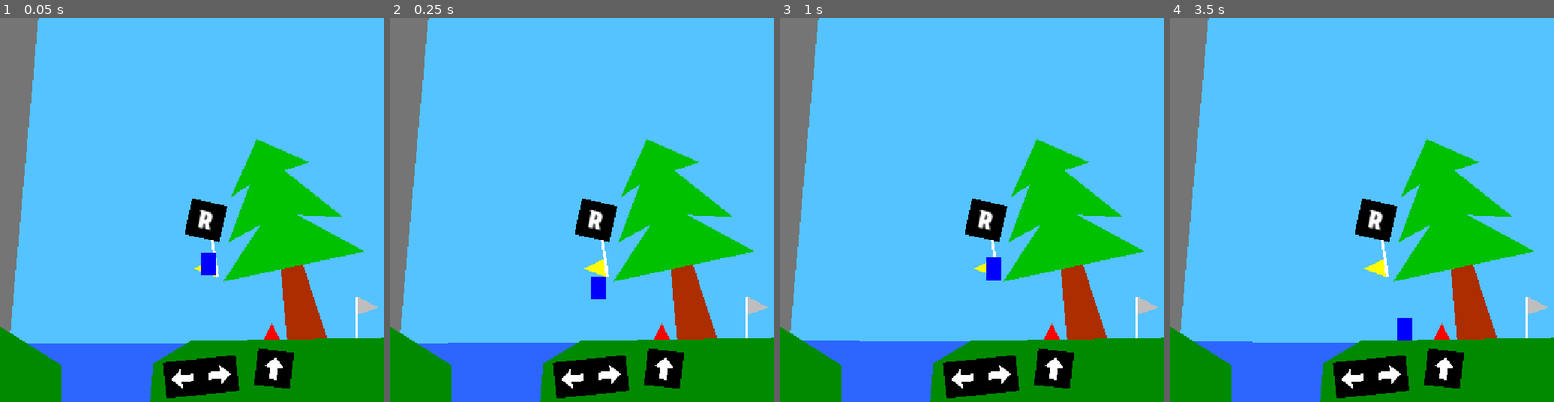
Above: before the commit, frames 1-4 (left to right).
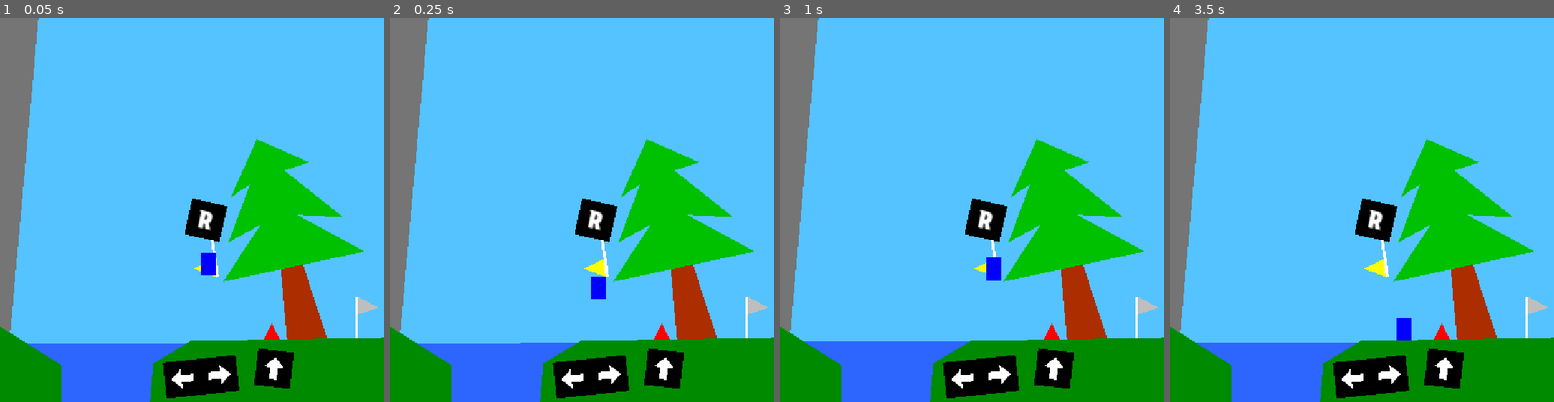
Above: after the commit, the same moments.

Repository: xorblo-doitus/OOB
Game: Godot game, scene res://src/gameplay/world/world.tscn
Same seed, same stepped clock (60 frames per second), same inputs: the game is played once before the commit and once after it. The engine's default icon, where the game draws it, is replaced by a stand-in: a white triangle on a blue panel in a dark square.
Inputs:
- Up to frame 1 (0.05 s): no input
- Up to frame 2 (0.25 s): no input
- Up to frame 3 (1 s): hold D (right) from 0.53 s (still down); tap Space (jump) at 0.77 s
- Up to frame 4 (3.5 s): tap Space (jump) at 1.52, 3.02 s; release D (right) at 2.03 s; hold Left (left) 2.03-2.78 s; hold D (right) from 2.78 s (still down)

Frame 1 is identical in both runs. In frame 2, less than 0.1% of the frame differs, in the area x 15-34%, y 84-85%; in frame 3, less than 0.1%; in frame 4, less than 0.1%, in the area x 6-64%, y 78-85%.

Commit message:
Fixed being able to jump from 2nd screen to true ending

Diff:
--- a/src/gameplay/world/world.tscn
+++ b/src/gameplay/world/world.tscn
@@ -15,7 +15,7 @@
 [ext_resource type="AudioStream" uid="uid://2iaa7x2b0cie" path="res://src/assets/sounds/music.ogg" id="12_mc1rc"]
 
 [sub_resource type="RectangleShape2D" id="RectangleShape2D_pg4ov"]
-size = Vector2(349, 76)
+size = Vector2(349, 89)
 
 [sub_resource type="RectangleShape2D" id="RectangleShape2D_oqi2p"]
 size = Vector2(92, 622)
@@ -368,7 +368,7 @@
 position = Vector2(127, 542)
 
 [node name="CollisionShape2D" type="CollisionShape2D" parent="Water"]
-position = Vector2(48.5, -62)
+position = Vector2(48.5, -55.5)
 shape = SubResource("RectangleShape2D_pg4ov")
 
 [node name="Water" parent="Water/CollisionShape2D" instance=ExtResource("7_bqvld")]
